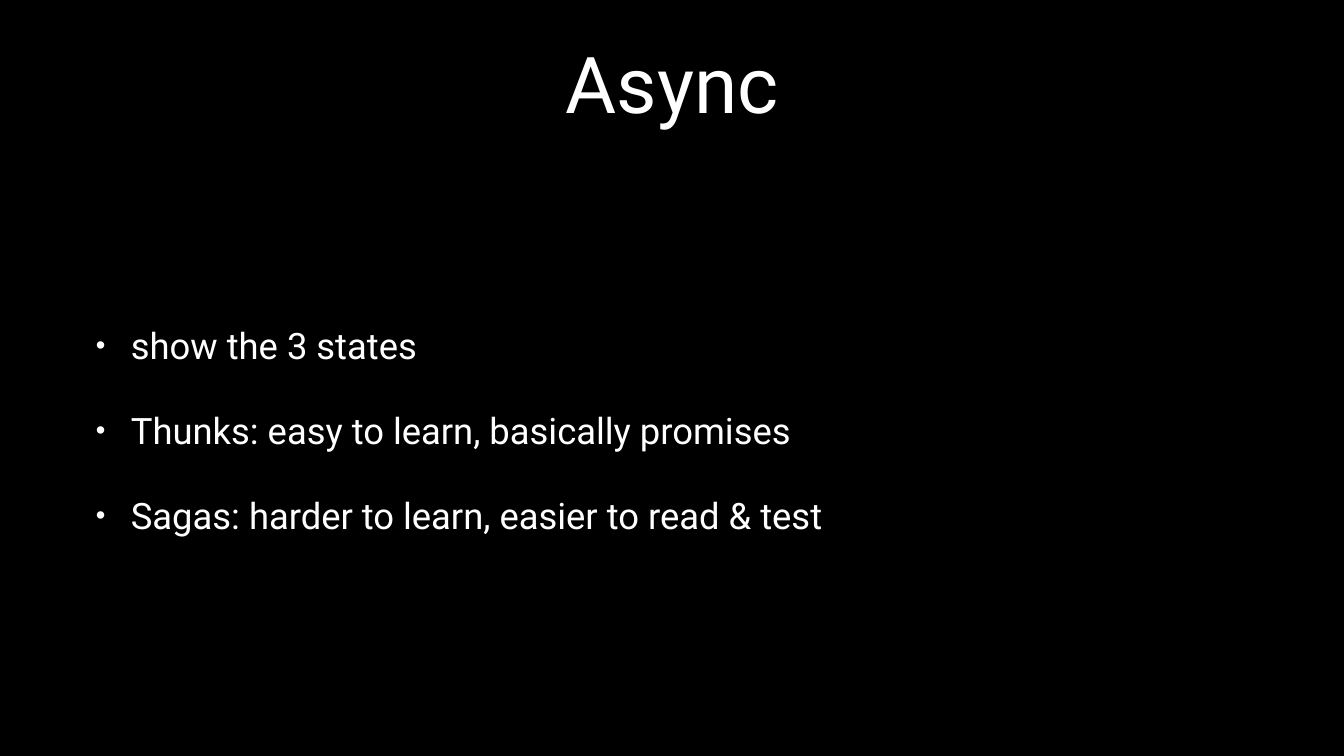
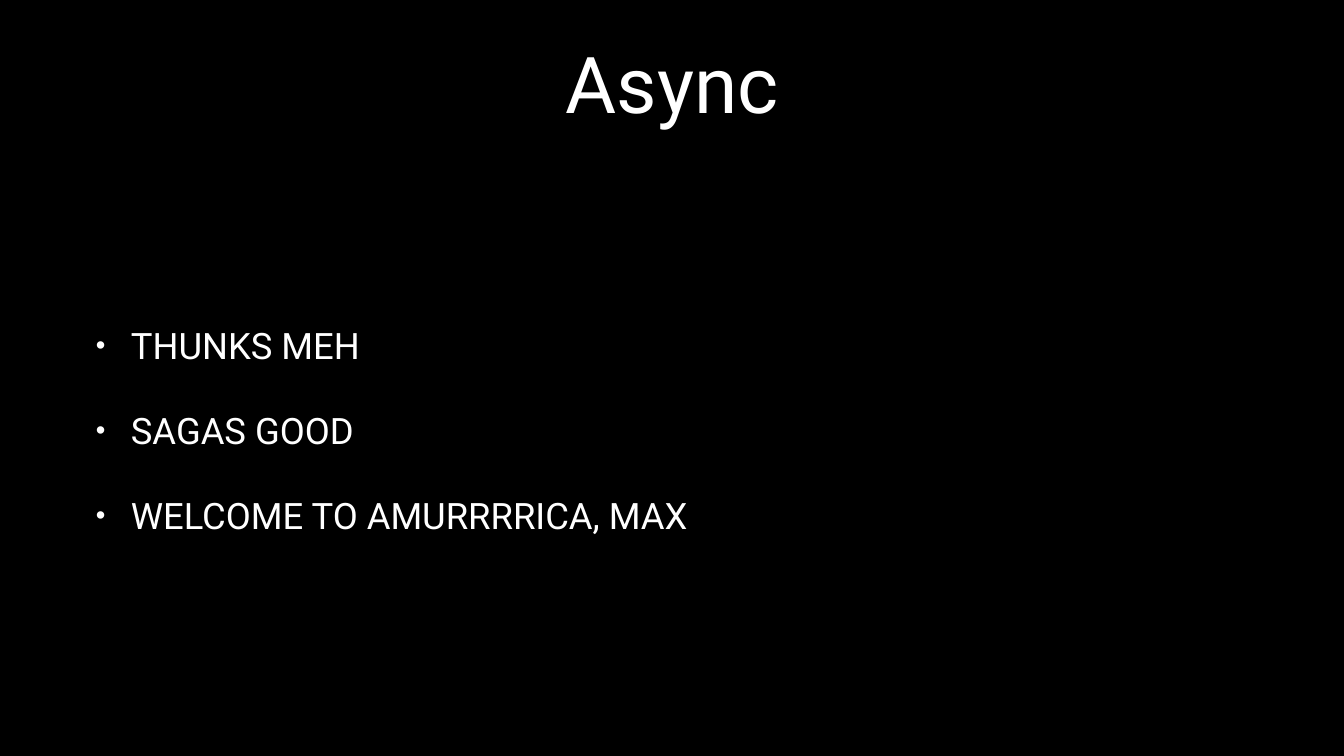
Before and after one commit to JesterXL/redux-ngredux-sagas-angular-presentation, a slide deck: slide 63 of redux-preso-nationjs-9.16.2016.pptx (slide 69 before the commit). Drawn at 1344x756 pixels with LibreOffice and Linux fonts; fonts in the diff are those of the drawing. Boxes give left, top, right and bottom in pixels: in the first picture for what was removed or moved away, otherwise in the second. Text is boxed around its words. In the diff, an @@ line names an element or a change of style, - is before the commit and + after.

```diff
--- a/redux-preso-nationjs-9.16.2016.pptx
+++ b/redux-preso-nationjs-9.16.2016.pptx
@@ text at [131, 332, 688, 534]: text changed @@
-• show the 3 states
-• Thunks: easy to learn, basically promises
-• Sagas: harder to learn, easier to read & test
+• THUNKS MEH
+• SAGAS GOOD
+• WELCOME TO AMURRRRICA, MAX
```
Also in this commit, not shown: 12 other slides changed, 7 slides added, 14 slides removed, 2 other files.
